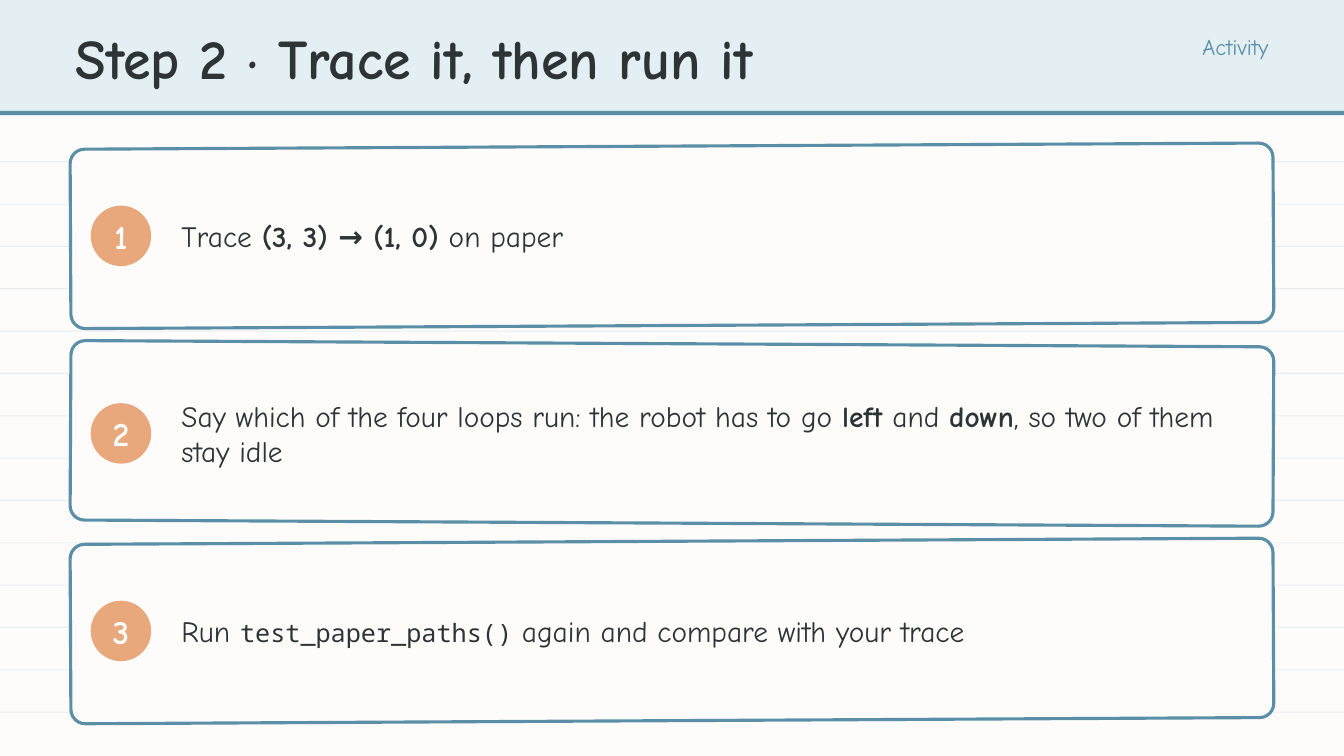
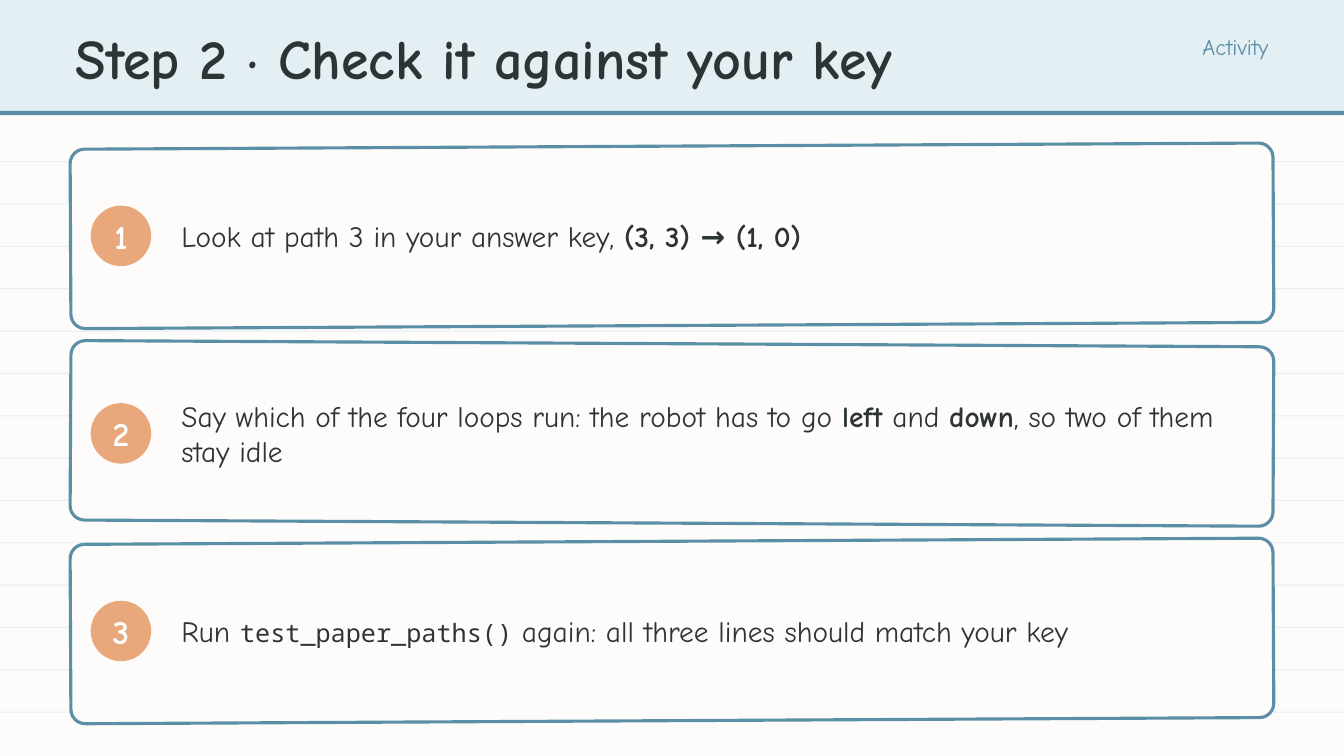
Before and after one commit to bradamiller/LearningPython, a slide deck: slide 25 of static/slides/module-04-manhattan/module-4-lesson-04-the-manhattan-algorithm.pptx (slide 23 before the commit). Drawn at 1344x756 pixels with LibreOffice and Linux fonts; fonts in the diff are those of the drawing. Boxes give left, top, right and bottom in pixels: in the first picture for what was removed or moved away, otherwise in the second. Text is boxed around its words. In the diff, an @@ line names an element or a change of style, - is before the commit and + after.

```diff
--- a/static/slides/module-04-manhattan/module-4-lesson-04-the-manhattan-algorithm.pptx
+++ b/static/slides/module-04-manhattan/module-4-lesson-04-the-manhattan-algorithm.pptx
@@ text at [76,41,893,90]: text changed @@
-Step 2 · Trace it, then run it
+Step 2 · Check it against your key
@@ text at [181,224,801,253]: text changed @@
-Trace (3, 3) → (1, 0) on paper
+Look at path 3 in your answer key, (3, 3) → (1, 0)
@@ text at [181,622,1067,648]: text changed @@
-Run test_paper_paths() again and compare with your trace
+Run test_paper_paths() again: all three lines should match your key
```
Also in this commit, not shown: 7 other slides changed, 2 slides added, 28 other files.
